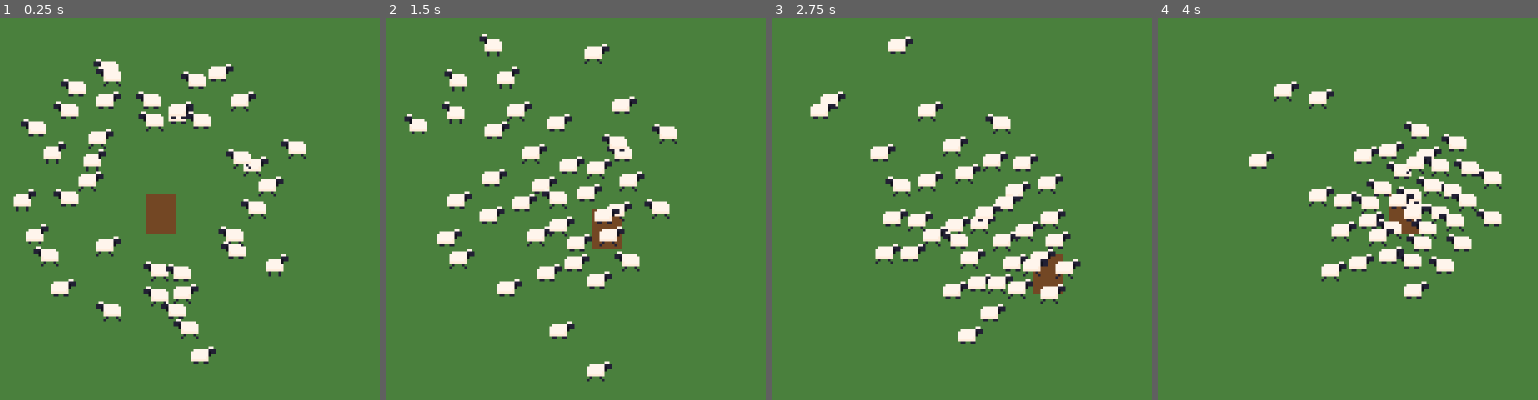
Above: before the commit, frames 1-4 (left to right).
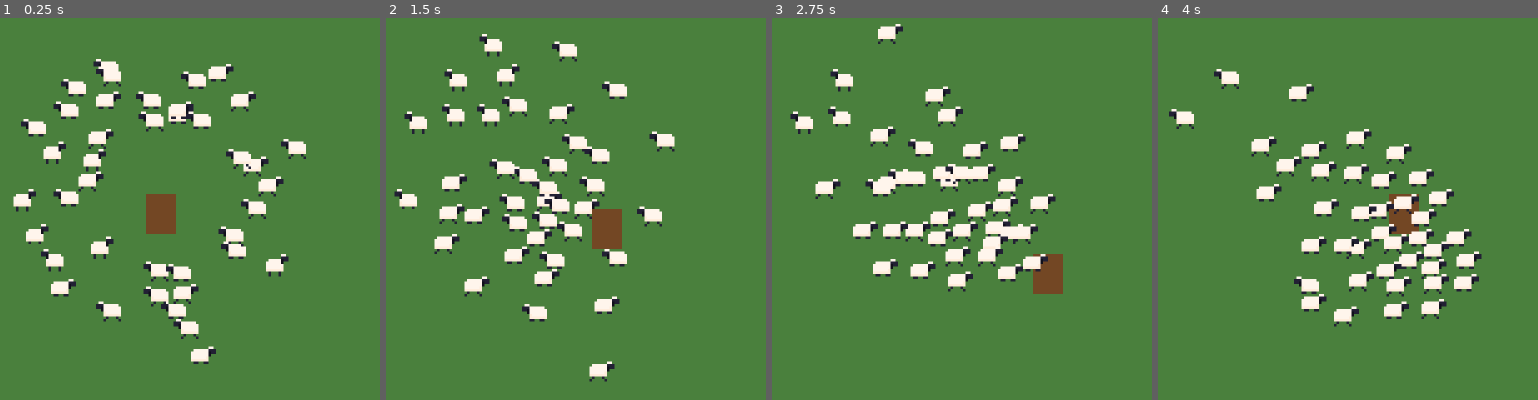
Above: after the commit, the same moments.

Repository: jaimegomesparente/wooly-caravan
Game: Godot game, scene res://scenes/main/main.tscn
Two runs of this game, one before a commit and one after it. Both use one fixed random seed, a clock stepped at 60 frames per second and the inputs below.
Inputs:
- Up to frame 1 (0.25 s): no input
- Up to frame 2 (1.5 s): hold Right (move_right) 0.53-1.28 s; hold Down (move_down) from 1.28 s (still down)
- Up to frame 3 (2.75 s): release Down (move_down) at 2.03 s; hold Right (move_right) from 2.03 s (still down)
- Up to frame 4 (4 s): release Right (move_right) at 2.78 s; hold Up (move_up) 2.78-3.53 s; hold Left (move_left) from 3.53 s (still down)

The runs differ from the first frame. In frame 1, 0.5% of the frame differs, in the area x 8-32%, y 57-67%; in frame 2, 12%; in frame 3, 13%; in frame 4, 14%, in the area x 2-91%, y 13-81%.

Commit message:
feat(sheep): follow the shepherd's trail with a wider start threshold
The shepherd records a trail; front sheep aim at a point 30 px behind him
along it, so small moves do not disturb the flock and turns are followed.
Front sheep set off only when that point is 20 px past their gap, and
sheep imitate the one ahead with a 50% chance per think.

Diff:
--- a/entities/sheep/sheep.gd
+++ b/entities/sheep/sheep.gd
@@ -18,7 +18,7 @@
 var _think_timer: float = 0.0
 ## The shepherd, or the sheep ahead that this sheep follows.
 var _guide: Node2D
-var _shepherd: Node2D
+var _shepherd: Shepherd
 var _animation_started: bool = false
 ## Horizontal offsets of the sprite and collision when facing right, mirrored when flipped.
 var _sprite_offset_x: float = 0.0
@@ -39,7 +39,7 @@
 
 func _physics_process(delta: float) -> void:
 	if _shepherd == null:
-		_shepherd = get_tree().get_first_node_in_group("shepherd") as Node2D
+		_shepherd = get_tree().get_first_node_in_group("shepherd") as Shepherd
 	if _shepherd == null:
 		return
 
@@ -56,11 +56,11 @@
 			direction = separation
 			target_speed = config.walk_speed * _speed_factor * 0.5
 	else:
-		var to_guide := _guide.global_position - global_position
+		var to_guide := _guide_target() - global_position
 		var distance := to_guide.length()
 		var gap := _gap()
 		var guide_speed := _speed_of(_guide)
-		if guide_speed < GUIDE_STOPPED_SPEED and (distance < gap + config.start_margin or _is_blocked(distance)):
+		if guide_speed < GUIDE_STOPPED_SPEED and (distance < gap + config.follow_start_margin or _is_blocked(distance)):
 			_gait = Gait.REST
 		elif _gait == Gait.WALK and distance > gap + config.trot_margin:
 			_gait = Gait.TROT
@@ -74,7 +74,7 @@
 			Gait.WALK:
 				# Close behind a moving guide, match its pace instead of bumping into it.
 				var walk := config.walk_speed * _speed_factor
-				target_speed = walk if distance > gap + config.start_margin * 0.5 else minf(walk, guide_speed)
+				target_speed = walk if distance > gap + config.follow_start_margin * 0.5 else minf(walk, guide_speed)
 
 	if direction != Vector2.ZERO:
 		_heading = rotate_toward(_heading, direction.angle(), config.turn_rate * delta)
@@ -101,13 +101,19 @@
 				_guide = other
 
 	if _gait == Gait.REST:
-		var distance := global_position.distance_to(_guide.global_position)
-		# Imitation: set off as soon as the guide walks away, not only once it is far.
-		var guide_leaving := _speed_of(_guide) >= GUIDE_STOPPED_SPEED and distance > _gap()
+		var distance := global_position.distance_to(_guide_target())
+		var start_margin := config.shepherd_start_margin if _guide == _shepherd else config.follow_start_margin
+		# Imitation: sometimes set off as soon as the sheep ahead walks away, not only once it is far.
+		var guide_leaving := _guide != _shepherd and _speed_of(_guide) >= GUIDE_STOPPED_SPEED 				and distance > _gap() and randf() < config.imitation_chance
 		if distance > _gap() + config.trot_margin:
 			_gait = Gait.TROT
-		elif guide_leaving or distance > _gap() + config.start_margin:
+		elif guide_leaving or distance > _gap() + start_margin:
 			_gait = Gait.WALK
+
+
+## Where this sheep heads: a point on the shepherd's trail, or the sheep ahead.
+func _guide_target() -> Vector2:
+	return _shepherd.trail_point(config.trail_lag) if _guide == _shepherd else _guide.global_position
 
 
 func _gap() -> float:
@@ -120,7 +126,7 @@
 		if other == self or other._speed >= GUIDE_STOPPED_SPEED:
 			continue
 		if global_position.distance_to(other.global_position) < config.separation_radius \
-				and other.global_position.distance_to(_guide.global_position) < distance_to_guide:
+				and other.global_position.distance_to(_guide_target()) < distance_to_guide:
 			return true
 	return false
 
--- a/entities/shepherd/shepherd.gd
+++ b/entities/shepherd/shepherd.gd
@@ -2,9 +2,36 @@
 extends CharacterBody2D
 
 @export var speed: float = 32.0
+## A trail point is recorded every time the shepherd has walked this far (px).
+@export var trail_spacing: float = 6.0
+@export var trail_max_points: int = 60
+
+## Past positions, oldest first. The front sheep walk along it instead of cutting toward him.
+var _trail: PackedVector2Array = []
 
 
 func _physics_process(_delta: float) -> void:
 	var direction := Input.get_vector("move_left", "move_right", "move_up", "move_down")
 	velocity = direction * speed
 	move_and_slide()
+	_record_trail()
+
+
+## The point of the trail `distance_behind` px behind the shepherd, measured along his path.
+func trail_point(distance_behind: float) -> Vector2:
+	var remaining := distance_behind
+	var previous := global_position
+	for i in range(_trail.size() - 1, -1, -1):
+		var segment := previous.distance_to(_trail[i])
+		if segment >= remaining:
+			return previous.move_toward(_trail[i], remaining)
+		remaining -= segment
+		previous = _trail[i]
+	return previous
+
+
+func _record_trail() -> void:
+	if _trail.is_empty() or global_position.distance_to(_trail[-1]) >= trail_spacing:
+		_trail.append(global_position)
+		if _trail.size() > trail_max_points:
+			_trail.remove_at(0)
--- a/resources/flock_config.gd
+++ b/resources/flock_config.gd
@@ -19,12 +19,18 @@
 @export var lead_radius: float = 40.0
 ## Other sheep follow the nearest sheep ahead of them within this distance (px).
 @export var view_radius: float = 40.0
-## Distance (px) kept behind the shepherd (randomized per sheep by speed_variation).
-@export var shepherd_gap: float = 22.0
+## Front sheep aim at the point of the shepherd's trail this far (px) behind him, along his path.
+@export var trail_lag: float = 30.0
+## Distance (px) kept from that trail point (randomized per sheep by speed_variation).
+@export var shepherd_gap: float = 10.0
 ## Distance (px) kept behind the sheep ahead.
 @export var follow_gap: float = 16.0
-## A resting sheep sets off when its guide is farther than gap + start_margin (px).
-@export var start_margin: float = 6.0
+## A resting front sheep sets off when the trail point is farther than gap + this (px).
+@export var shepherd_start_margin: float = 20.0
+## A resting sheep sets off when the sheep ahead is farther than gap + this (px).
+@export var follow_start_margin: float = 6.0
+## Chance, at each think, that a resting sheep follows a guide that starts walking away.
+@export_range(0.0, 1.0) var imitation_chance: float = 0.5
 ## A sheep trots when its guide is farther than gap + trot_margin (px).
 @export var trot_margin: float = 30.0
 
